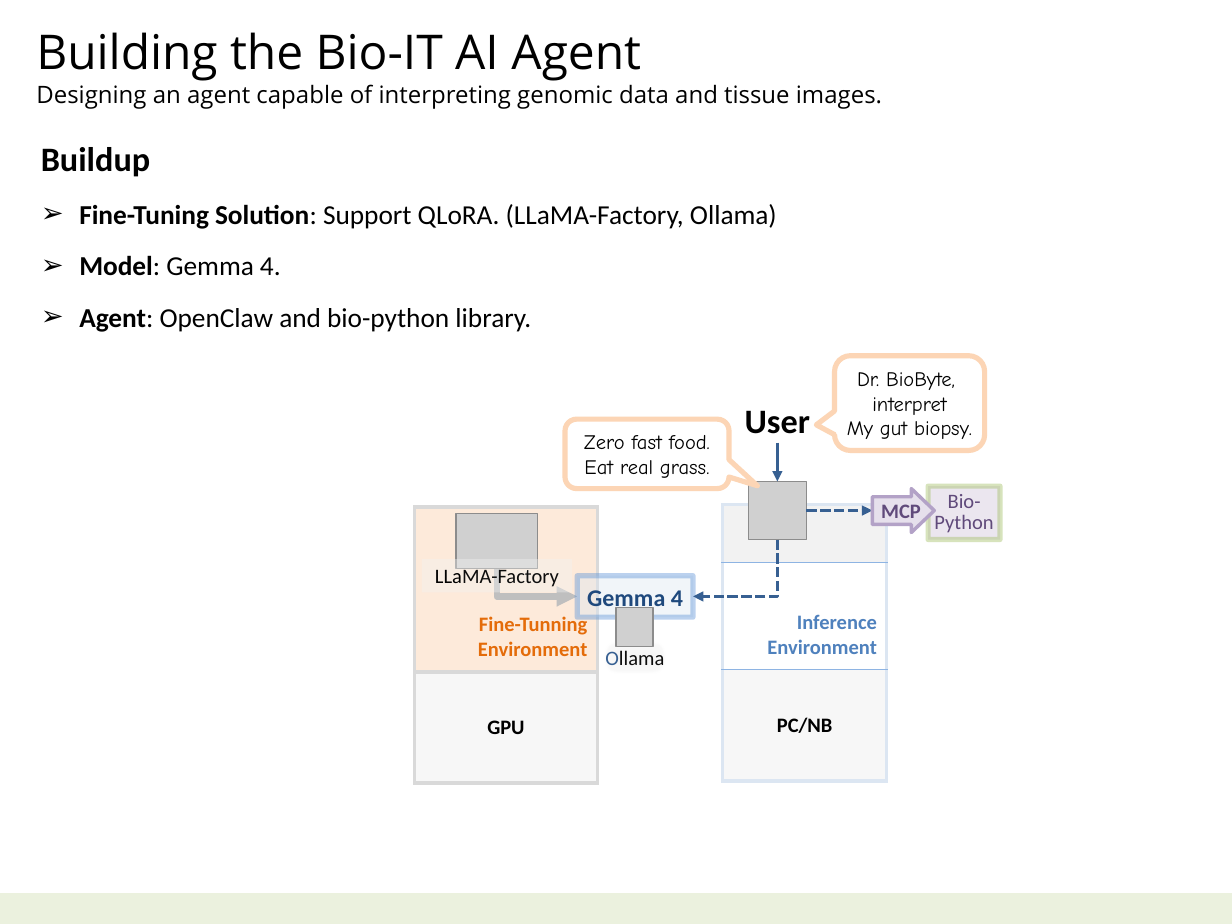
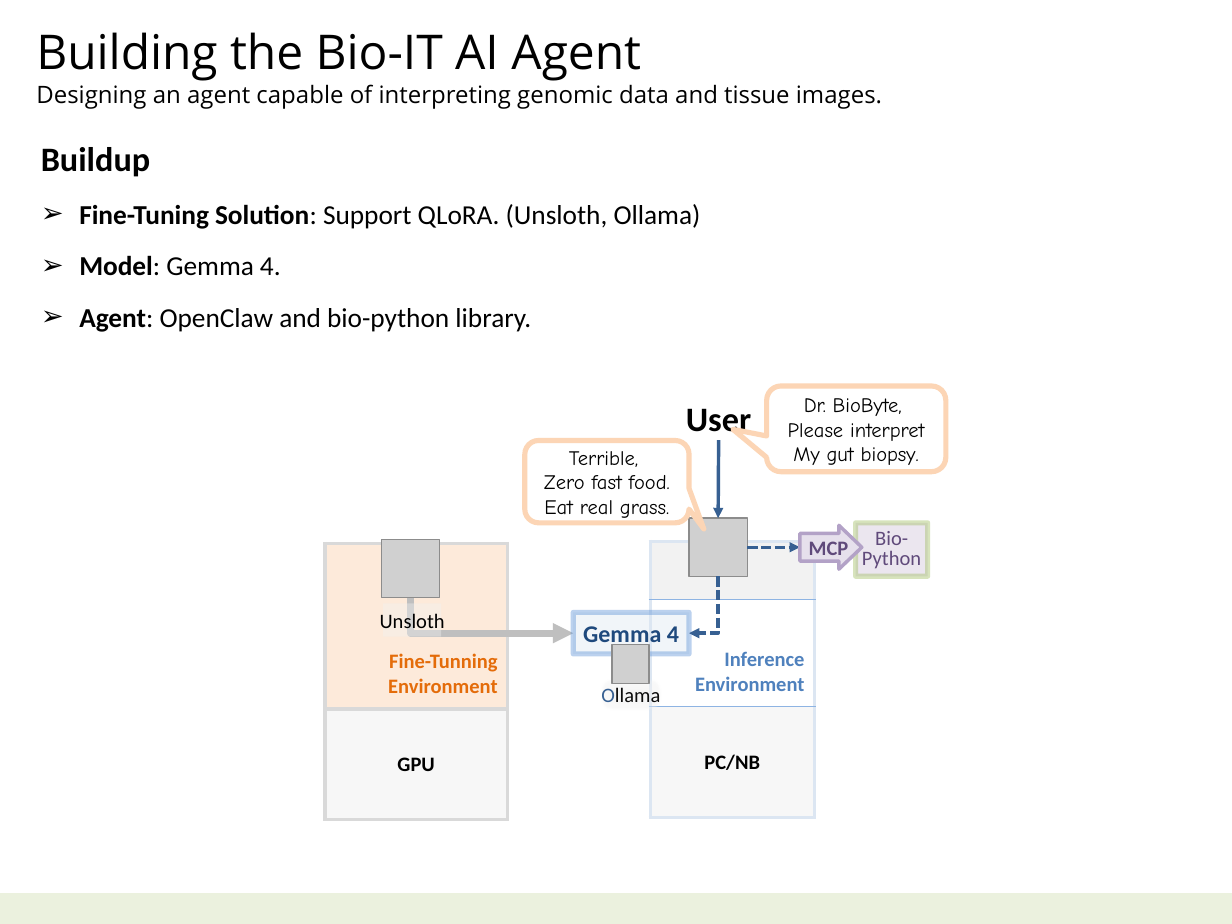
Before and after one commit to navibator/crazy-ai, a slide deck: slide 15 of ai-gemma.pptx. Drawn at 1232x924 pixels with LibreOffice and Linux fonts; fonts in the diff are those of the drawing; grey boxes stand for pictures. Boxes give left, top, right and bottom in pixels: in the first picture for what was removed or moved away, otherwise in the second. Text is boxed around its words. In the diff, an @@ line names an element or a change of style, - is before the commit and + after.

```diff
--- a/ai-gemma.pptx
+++ b/ai-gemma.pptx
@@ text at bbox=[79, 204, 701, 229]: text changed @@
-➢ Fine-Tuning Solution: Support QLoRA. (LLaMA-Factory, Ollama)
+➢ Fine-Tuning Solution: Support QLoRA. (Unsloth, Ollama)
@@ rounded speech box "Dr. BioByte," at bbox=[766, 386, 945, 472]: proportions changed @@
@@ rounded speech box "Dr. BioByte,": place and size @@
-rounded speech box "Dr. BioByte," at bbox=[834, 356, 984, 451]
+rounded speech box "Dr. BioByte," at bbox=[766, 386, 945, 472]
@@ text "User" rewrapped from bbox=[745, 410, 810, 434] to bbox=[686, 408, 751, 440] @@
@@ rounded speech box "Terrible, Zero fast food.": place and size @@
-rounded speech box "Terrible, Zero fast food." at bbox=[565, 419, 729, 488]
+rounded speech box "Terrible, Zero fast food." at bbox=[525, 441, 689, 524]
@@ rounded speech box "Terrible, Zero fast food." at bbox=[525, 441, 689, 524]: proportions changed @@
@@ arrow moved from (777, 442) - (777, 482) to (718, 440) - (718, 519) @@
@@ text in rounded speech box at bbox=[788, 423, 925, 441]: text changed @@
-interpret
+Please interpret
@@ text in rounded speech box at bbox=[544, 451, 670, 489]: text changed @@
-Zero fast food.
+Terrible,
+Zero fast food.
@@ picture removed at bbox=[456, 514, 537, 568] @@
@@ picture: place and size @@
-picture at bbox=[748, 482, 806, 540]
+picture at bbox=[689, 519, 747, 577]
@@ down arrow "MCP": place and size @@
-down arrow "MCP" at bbox=[872, 488, 934, 532]
+down arrow "MCP" at bbox=[801, 525, 862, 569]
@@ rectangle "Bio-": place and size @@
-rectangle "Bio-" at bbox=[928, 487, 999, 540]
+rectangle "Bio-" at bbox=[856, 522, 928, 575]
@@ table: place and size @@
-table at bbox=[415, 506, 598, 782]
+table at bbox=[325, 543, 508, 819]
@@ picture added at bbox=[382, 540, 440, 598] @@
@@ table: place and size @@
-table at bbox=[723, 505, 887, 781]
+table at bbox=[650, 542, 814, 818]
@@ arrow moved from (807, 510) - (872, 510) to (748, 547) - (800, 547) @@
@@ elbow arrow moved from (496, 569) - (578, 596) to (410, 598) - (573, 633) @@
@@ elbow arrow moved from (777, 540) - (694, 596) to (718, 577) - (689, 633) @@
@@ text in rectangle at bbox=[380, 613, 445, 634]: text changed; text colour #0D0D0D to #000000 @@
-LLaMA-Factory
+Unsloth
@@ rectangle "Unsloth": place and size @@
-rectangle "Unsloth" at bbox=[423, 559, 573, 593]
+rectangle "Unsloth" at bbox=[383, 604, 441, 637]
@@ 2 rectangles, 1 picture: place and size @@
-2 rectangles, 1 picture at bbox=[578, 575, 694, 670]
+2 rectangles, 1 picture at bbox=[573, 612, 689, 707]
```
Also in this commit, not shown: 1 other slide changed, 2 other files.
